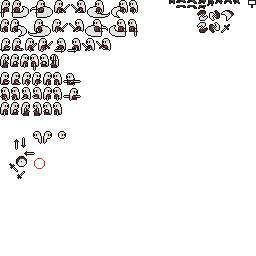
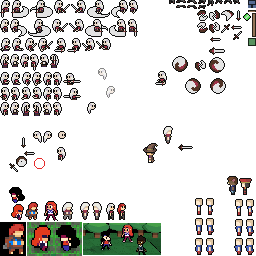
Before/after of a 256x256 layered artwork. What changed in the layer stack:
added layer "Layer 83 copy 8" above "Layer 65 copy 6" over [163,126,173,144]
added layer "Layer 94" above "Layer 92" over [243,10,256,37]
added layer "Layer 92" above "Layer 53 copy 62" over [227,176,238,195]
added layer "Layer 53 copy 66" above "Layer 53 copy 63" over [70,94,96,114]
painted on "Layer 74" over [0,60,38,67]
added layer "Layer 61 copy 14" above "Layer 61 copy 13" over [172,56,188,72]
added layer "Layer 61 copy 13" above "Layer 61 copy 12" over [185,78,201,94]
added layer "Layer 61 copy 12" above "Layer 61 copy 10" over [210,78,226,94]
added layer "Layer 61 copy 10" above "Layer 61 copy 11" over [209,57,225,73]
moved "Layer 53 copy 55" above "Layer 53 copy 30", painted on it over [43,71,167,115]
painted on "Layer 53 copy 51" over [1,79,75,86]
added layer "Layer 79" in group "Heads" over [0,222,26,256]
added layer "Layer 83 copy 6" in group "Heads" over [145,147,155,163]
added layer "Layer 83 copy 4" in group "Heads" over [239,178,252,195]
added layer "Layer 83 copy" in group "Heads" over [92,202,102,220]
added layer "Layer 83" in group "Heads" over [80,202,90,220]
added layer "Layer 85" in group "Heads" over [9,187,25,203]
added layer "Layer 77" in group "Heads" over [27,222,82,256]
added layer "Layer 86" in group "Heads" over [44,201,58,221]
added layer "Layer 82" in group "Heads" over [83,223,161,255]
added layer "Layer 76 copy" in group "Heads" over [62,202,73,220]
added layer "Layer 76" in group "Heads" over [11,202,38,220]
moved "Layer 53 copy 56" above "Layer 53 copy 67", painted on it over [53,102,115,220]
painted on "Layer 65 copy 2" over [14,25,242,150]
…and 66 more changes (28 added, 37 painted, 1 removed)
